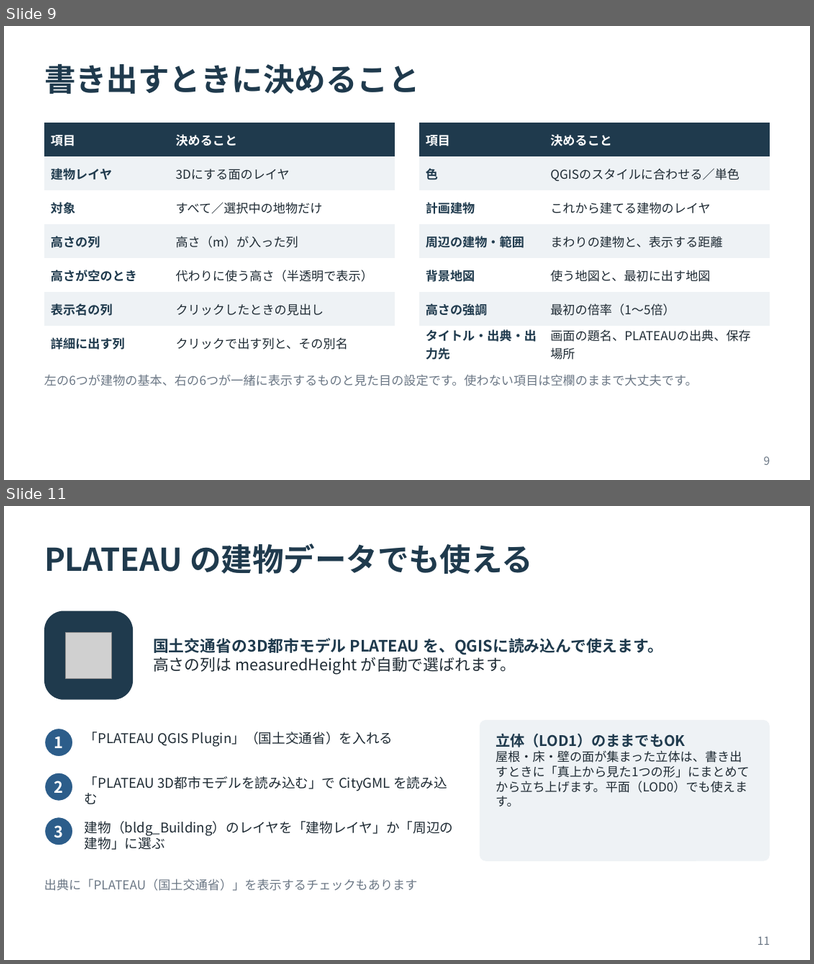
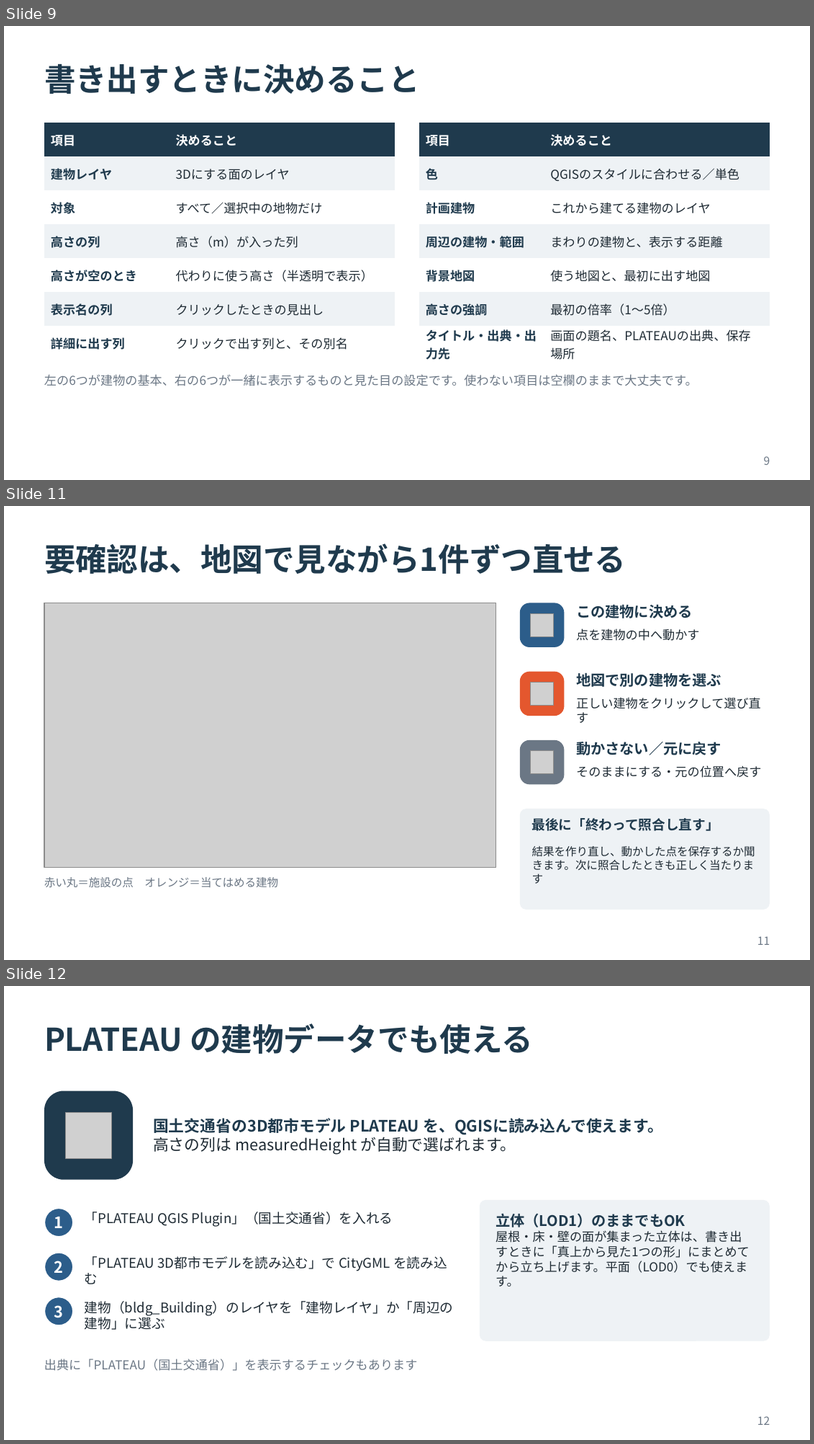
Before and after one commit to ukamoo-rinyu/building-3d-html, a slide deck: docs/Building3DHTML_できること.pptx. Shown one above the other, each under a label of ours: slides 9 and 11 before the commit, slides 9, 11 and 12 after it; the slides between them are not shown. The pictures are 814x964 and 814x1444 pixels, drawn with LibreOffice and Linux fonts; fonts in the diff are those of the drawing; grey boxes stand for pictures. Boxes give left, top, right and bottom in pixels: in the first picture for what was removed or moved away, otherwise in the second. Text is boxed around its words. In the diff, an @@ line names an element or a change of style, - is before the commit and + after.

```diff
--- a/docs/Building3DHTML_できること.pptx
+++ b/docs/Building3DHTML_できること.pptx
@@ slide 11 added at box(4, 506, 810, 960), background #FFFFFF @@
@@ title added at box(44, 543, 627, 574), 28 pt, text #1F3A4D, bold @@
+要確認は、地図で見ながら1件ずつ直せる
@@ picture added at box(44, 602, 496, 867) @@
@@ rounded rectangle added at box(520, 602, 564, 647), fill #2C5D8A @@
@@ picture added at box(530, 613, 554, 636) @@
@@ text added at box(576, 604, 692, 618), 13 pt, text #1F3A4D, bold @@
+この建物に決める
@@ text added at box(576, 628, 700, 641), 11 pt, text #1E2A33 @@
+点を建物の中へ動かす
@@ rounded rectangle added at box(520, 672, 564, 716), fill #E4572E @@
@@ text added at box(576, 672, 722, 687), 13 pt, text #1F3A4D, bold @@
+地図で別の建物を選ぶ
@@ picture added at box(530, 682, 554, 705) @@
@@ text added at box(576, 697, 761, 723), 11 pt, text #1E2A33 @@
+正しい建物をクリックして選び直す
@@ rounded rectangle added at box(520, 740, 564, 784), fill #6B7785 @@
@@ text added at box(576, 741, 722, 755), 13 pt, text #1F3A4D, bold @@
+動かさない／元に戻す
@@ picture added at box(530, 750, 554, 774) @@
@@ text added at box(576, 765, 761, 777), 11 pt, text #1E2A33 @@
+そのままにする・元の位置へ戻す
@@ rounded rectangle added at box(520, 808, 770, 909), fill #EEF2F5 @@
@@ text added at box(532, 818, 720, 831), 12 pt, text #1F3A4D, bold @@
+最後に「終わって照合し直す」
@@ text added at box(532, 846, 756, 883), 10 pt, text #1E2A33 @@
+結果を作り直し、動かした点を保存するか聞きます。次に照合したときも正しく当たります
@@ text added at box(44, 877, 278, 887), 10 pt, text #6B7785 @@
+赤い丸＝施設の点 オレンジ＝当てはめる建物
@@ page number added at box(758, 936, 770, 944), 10 pt, text #6B7785 @@
+11
@@ what was slide 11 is now slide 12 @@
@@ page number at box(758, 1416, 770, 1424): text changed @@
-11
+12
```
Also in this commit, not shown: 1 slide changed.
